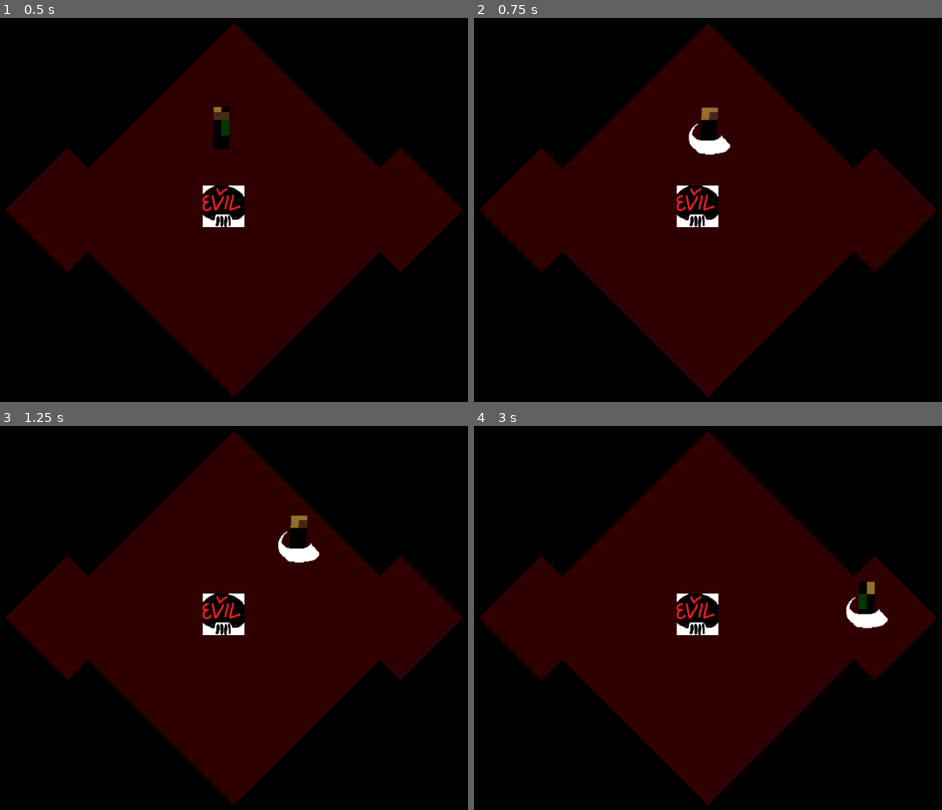
Above: before the commit, frames 1-4 (two rows, left to right).
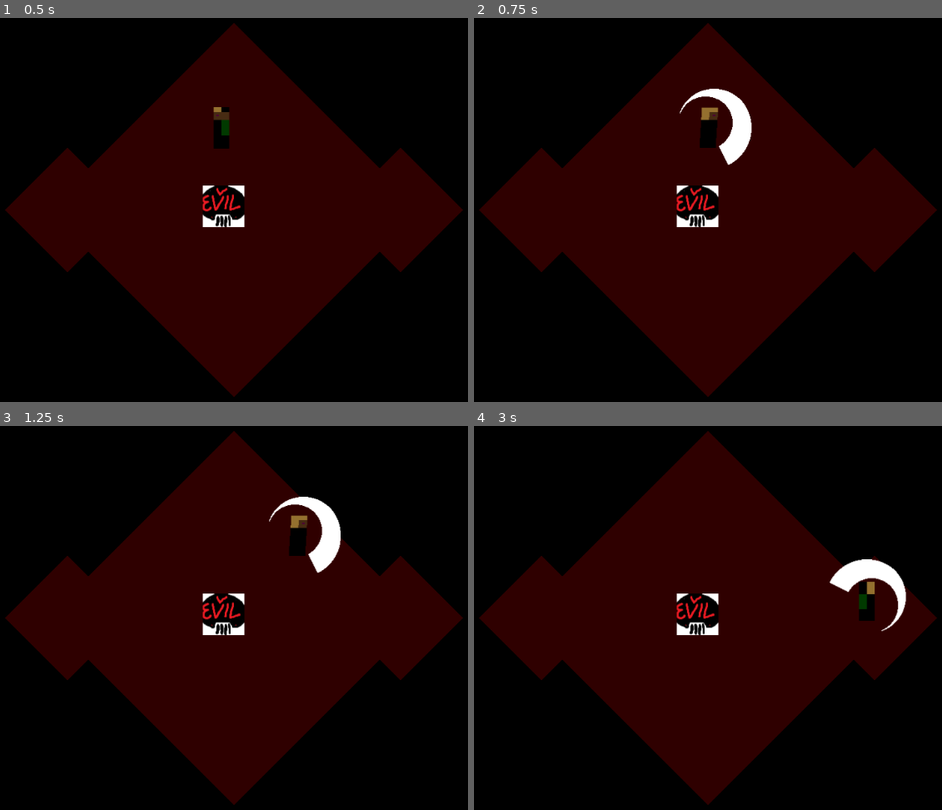
Above: after the commit, the same moments.

Repository: jcoombes/lil_xxx_wrld
Game: Godot game, scene res://Nightmare.tscn
Two runs of this game, one before a commit and one after it. Both use one fixed random seed, a clock stepped at 60 frames per second and the inputs below. This scene is started directly instead of the project's main scene.
Inputs:
- Up to frame 1 (0.5 s): no input
- Up to frame 2 (0.75 s): tap Enter (ui_accept) at 0.5, 0.6 s; hold Right (ui_right) from 0.53 s (still down)
- Up to frame 3 (1.25 s): keep holding Right (ui_right); tap Enter (ui_accept) at 0.77, 1.07 s
- Up to frame 4 (3 s): release Right (ui_right) at 1.28 s; hold Down (ui_down) 1.28-2.03 s; tap Enter (ui_accept) at 1.35, 1.52, 1.82, 2.1, 2.85 s; hold Right (ui_right) 2.03-2.78 s; hold Up (ui_up) from 2.78 s (still down)

Frame 1 is identical in both runs. In frame 2, 1.2% of the frame differs, in the area x 43-60%, y 18-39%; in frame 3, 1.2%; in frame 4, 1.3%, in the area x 75-93%, y 34-54%.

Commit message:
Fancier attacks! In all directions! Combo combo!

Diff:
--- a/Player.gd
+++ b/Player.gd
@@ -13,8 +13,10 @@
 const SUSTAIN_SPEED: float = 180.0
 
 var velocity := Vector2()
-var direction := Vector2()
+var movement_direction := Vector2()
+var facing_direction := Vector2()
 var _phase: int = Envelope.RELEASE
+var combo: int = 0
 
 # Called when the node enters the scene tree for the first time.
 func _ready():
@@ -37,7 +39,18 @@
 
 	# borrowing "accept" for "attack"
 	if Input.is_action_just_pressed("ui_accept"):
-		($AnimationPlayer as AnimationPlayer).play("attack_down")
+		match combo:
+			0:
+				# swing to the right
+				($Sword as Area2D).transform = Transform2D.IDENTITY.rotated(facing_direction.angle())
+				($AnimationPlayer as AnimationPlayer).play("attack_down")
+				combo = 1
+			1:
+				# swing to the left
+				($Sword as Area2D).transform = Transform2D.IDENTITY.scaled(Vector2(-1, 1)).rotated(facing_direction.angle() + PI)
+				($AnimationPlayer as AnimationPlayer).play("attack_down")
+				combo = 0
+		($ComboResetTimer as Timer).start()
 
 func _physics_process(delta: float) -> void:
 	var new_direction := Vector2()
@@ -56,7 +69,8 @@
 	var speed: float = velocity.length()
 
 	if new_direction.length() > 0.0:
-		direction = new_direction
+		movement_direction = new_direction
+		facing_direction = new_direction
 		match _phase:
 			Envelope.RELEASE:
 				if speed == 0.0:
@@ -94,7 +108,7 @@
 		Envelope.RELEASE:
 			acceleration = (0.0 - SUSTAIN_SPEED) / RELEASE_DURATION
 
-	velocity = clamp(speed + delta * acceleration, min_speed, max_speed) * direction
+	velocity = clamp(speed + delta * acceleration, min_speed, max_speed) * movement_direction
 
 	var _collision = move_and_collide(velocity * delta)
 
@@ -106,3 +120,7 @@
 
 func _on_Sword_area_entered(area: Area2D) -> void:
 	area.take_damage()
+
+
+func _on_ComboResetTimer_timeout():
+	combo = 0
--- a/Player.tscn
+++ b/Player.tscn
@@ -103,10 +103,6 @@
 "speed": 5.0
 } ]
 
-[sub_resource type="CapsuleShape2D" id=5]
-radius = 22.307
-height = 24.3859
-
 [node name="Player" type="KinematicBody2D"]
 script = ExtResource( 3 )
 
@@ -131,18 +127,23 @@
 shape = SubResource( 2 )
 
 [node name="Sword" type="Area2D" parent="."]
-position = Vector2( -0.561234, 8.69908 )
+position = Vector2( 0, 20.2043 )
 collision_layer = 2
 collision_mask = 16
 script = ExtResource( 8 )
 
 [node name="SwordSprite" type="AnimatedSprite" parent="Sword"]
 visible = false
+position = Vector2( 0.561234, 0 )
+rotation = -1.57079
 frames = SubResource( 4 )
 animation = "down"
 
-[node name="CollisionShape2D" type="CollisionShape2D" parent="Sword"]
-position = Vector2( 0.75, 10 )
-rotation = 1.57079
-shape = SubResource( 5 )
+[node name="CollisionShape2D" type="CollisionPolygon2D" parent="Sword"]
+position = Vector2( 20.7655, 0 )
+polygon = PoolVector2Array( -15.336, 47.0982, -31.3311, 47.6594, -45.6424, 44.5726, -55.7446, 36.4347, -66.1273, 21.5621, -63.6018, 30.2612, -54.9028, 42.3276, -45.3619, 50.4655, -34.4179, 56.0778, -20.9483, 59.4453, -5.51447, 59.4453, 7.39384, 55.7973, 21.7053, 49.0626, 32.0881, 38.3992, 39.3841, 23.246, 43.3127, 7.81215, 43.0322, -7.90231, 37.9811, -25.0199, 29.5627, -39.3313, 18.8993, -49.9947, 7.67472, -57.5713, -6.91736, -28.668, 0.378637, -23.0556, 8.23586, -15.7596, 12.4451, -4.25438, 14.9706, 4.44471, 13.5675, 18.4755, 6.83268, 32.7868, -3.2695, 41.2053 )
 disabled = true
+
+[node name="ComboResetTimer" type="Timer" parent="."]
+one_shot = true
+[connection signal="timeout" from="ComboResetTimer" to="." method="_on_ComboResetTimer_timeout"]
Not shown: 1 places in Player.tscn that only renumber resources
Binary file changed: assets/player/attack.png
